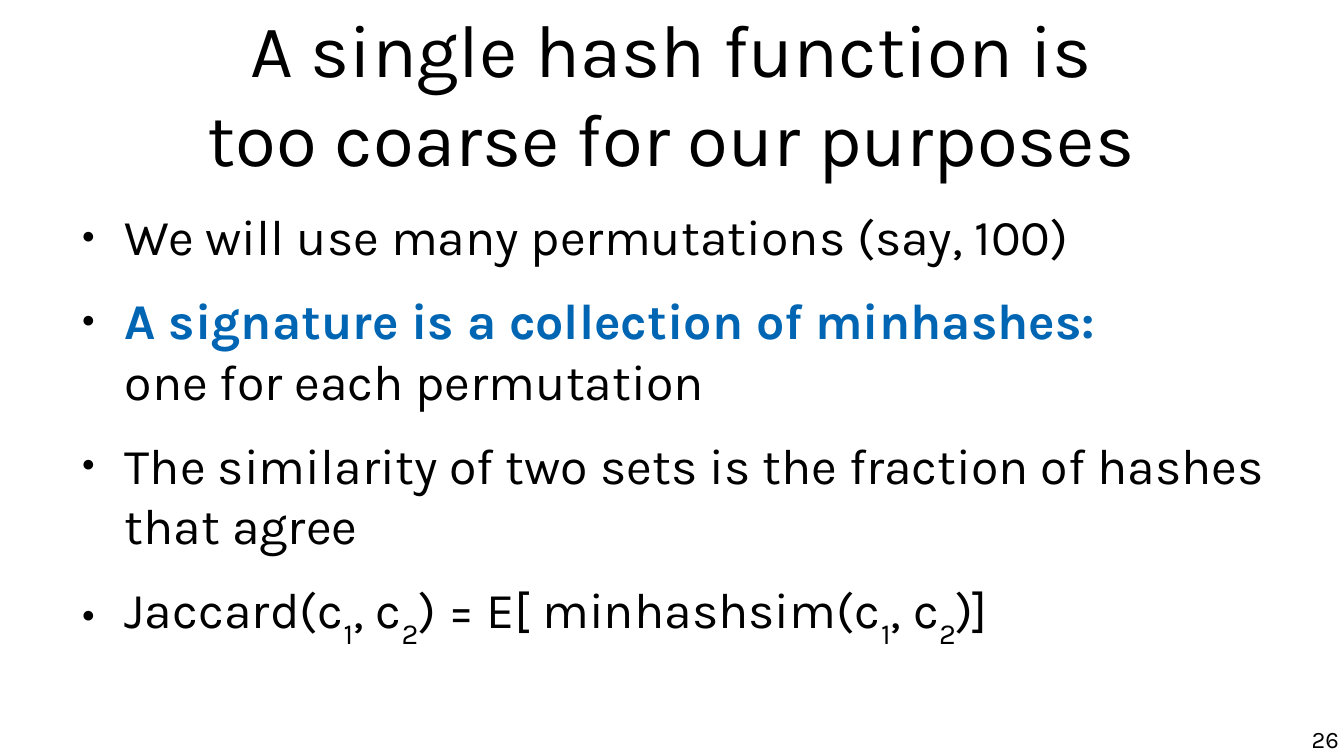
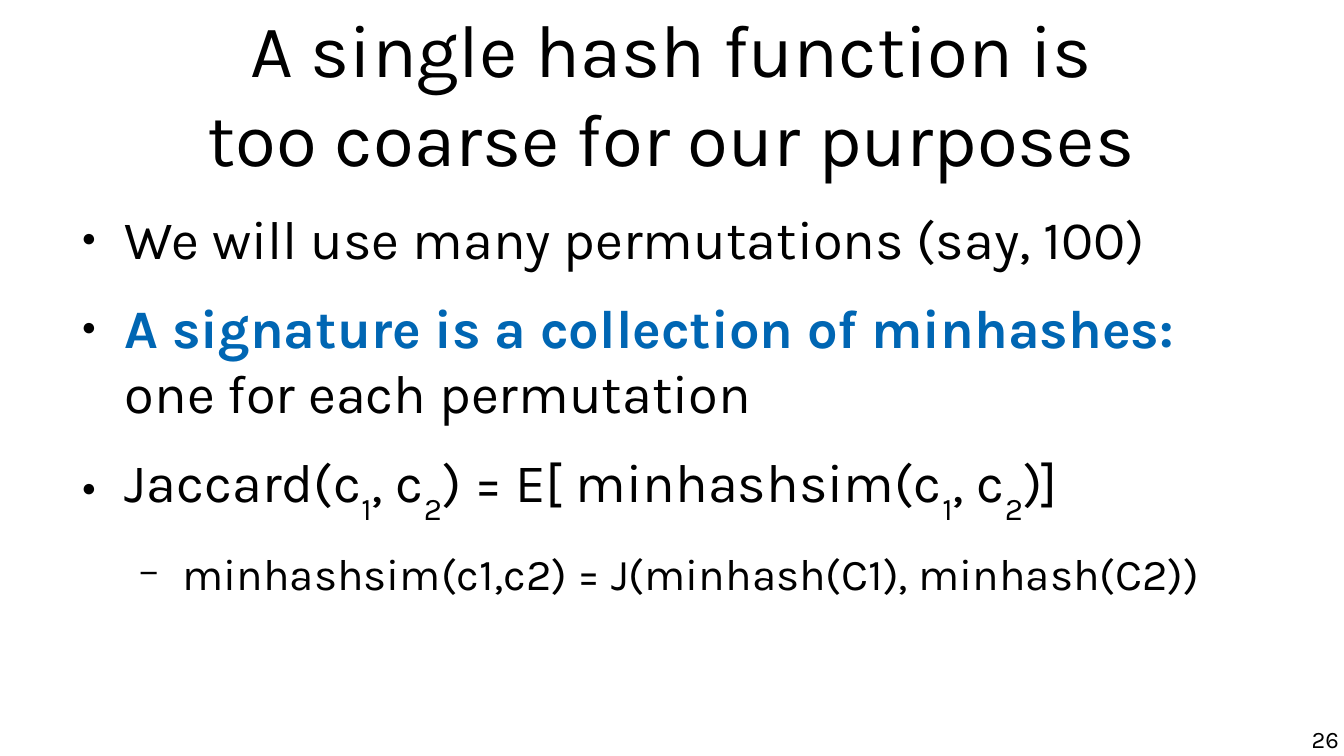
Before and after one commit to marco-calautti/data-mining-course, a slide deck: slide 26 of theory/tt04_near_duplicates.odp. Drawn at 1344x756 pixels with LibreOffice and Linux fonts; fonts in the diff are those of the drawing. Boxes give left, top, right and bottom in pixels: in the first picture for what was removed or moved away, otherwise in the second. Text is boxed around its words. In the diff, an @@ line names an element or a change of style, - is before the commit and + after.

```diff
--- a/theory/tt04_near_duplicates.odp
+++ b/theory/tt04_near_duplicates.odp
@@ text at [125,219,1174,508]: size 29.6 to 32 pt in "We will use many permutations (say, 100)", "A signature is a collection of minhashes: ...", "Jaccard(c1, c2) = E[ minhashsim(c1, c2)]" @@
@@ text at [125,449,1263,556]: paragraph removed @@
-● The similarity of two sets is the fraction of hashes that agree
@@ text at [182,558,1199,595]: paragraph added @@
+  − minhashsim(c1,c2) = J(minhash(C1), minhash(C2))
```
Also in this commit, not shown: 4 other slides changed, 2 other files.
